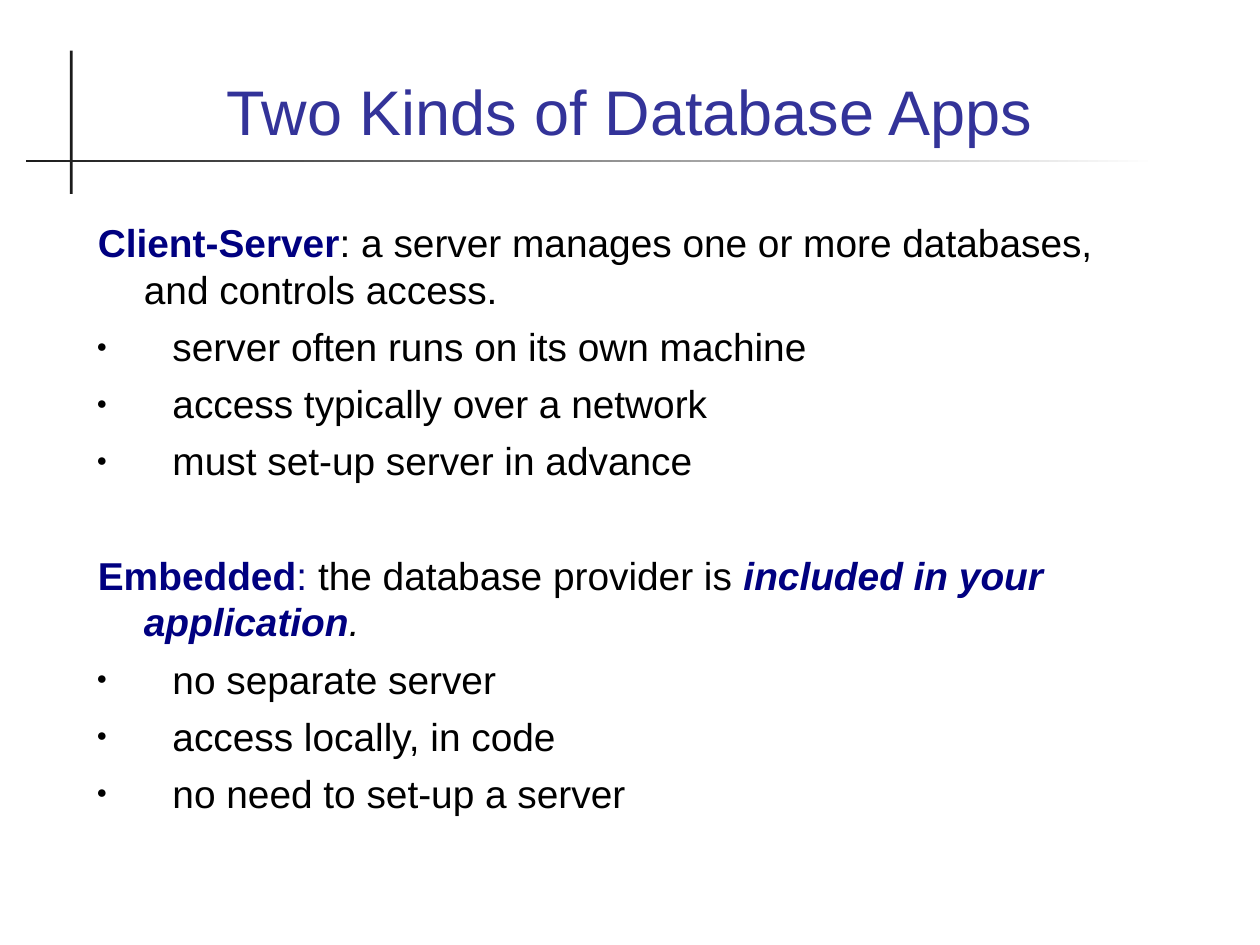
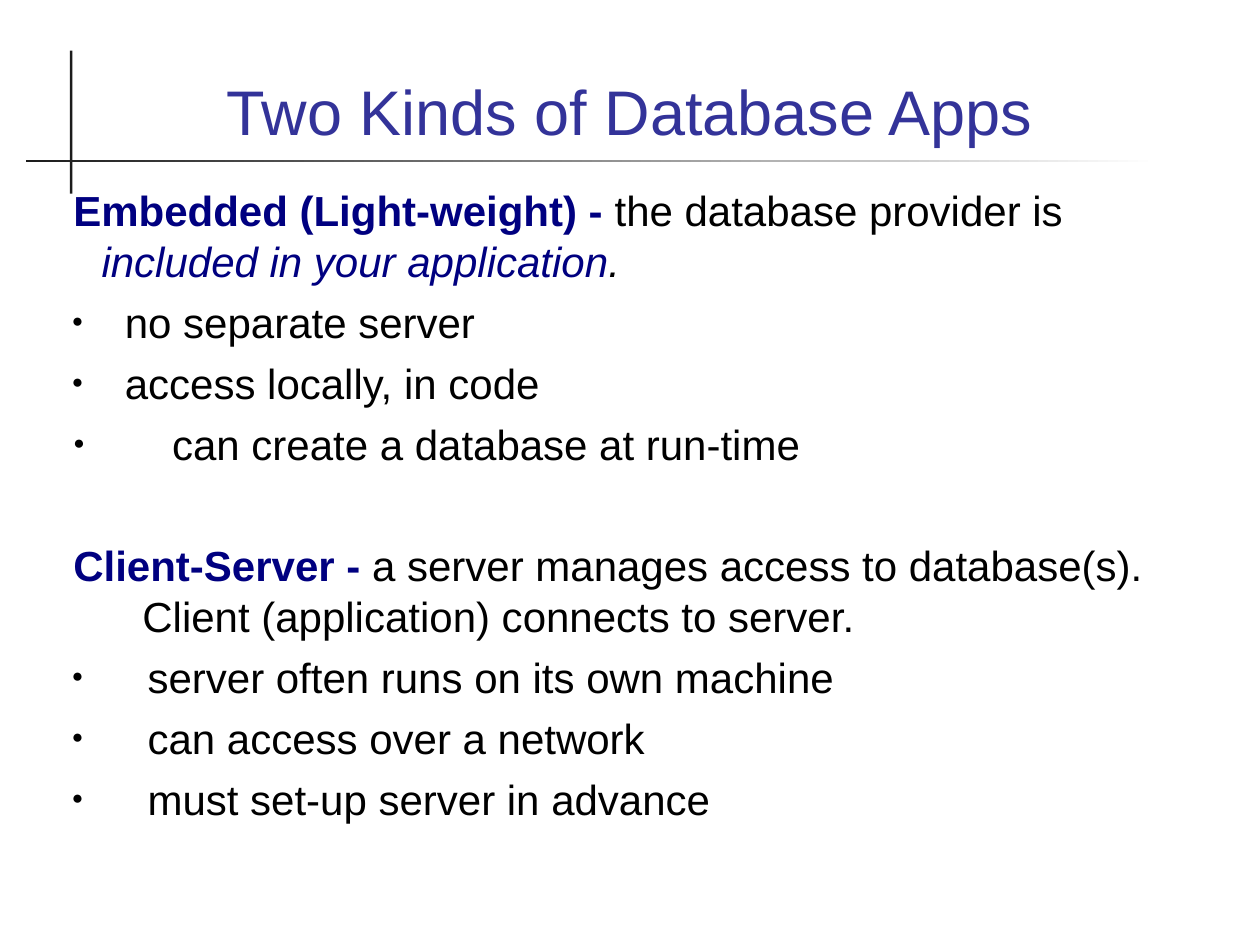
Before and after one commit to skeoop/skeoop.github.io, a slide deck: slide 14 of database/1-Database-Introduction.ppt. Drawn at 1260x945 pixels with LibreOffice and Linux fonts; fonts in the diff are those of the drawing. Boxes give left, top, right and bottom in pixels: in the first picture for what was removed or moved away, otherwise in the second. Text is boxed around its words. In the diff, an @@ line names an element or a change of style, - is before the commit and + after.

```diff
--- a/database/1-Database-Introduction.ppt
+++ b/database/1-Database-Introduction.ppt
@@ text "Embedded (Light-weight) - the database ...": place and size @@
-text "Embedded (Light-weight) - the database ..." at (98,229,1092,815)
+text "Embedded (Light-weight) - the database ..." at (73,195,1142,823)
@@ text at (73,195,1062,285): text changed; size 22.2 to 24 pt; text colour #000000 to #000080 @@
-Client-Server: a server manages one or more databases, and controls access.
-● server often runs on its own machine
-● access typically over a network
-● must set-up server in advance
-Embedded: the database provider is included in your application.
+Embedded (Light-weight) - the database provider is included in your application.
@@ text at (125,310,539,407): size 22.2 to 24 pt in "no separate server", "access locally, in code"; indent changed @@
@@ text at (73,429,1142,823): text changed; size 22.2 to 24 pt @@
-● no need to set-up a server
+● can create a database at run-time
+Client-Server - a server manages access to database(s).
+Client (application) connects to server.
+● server often runs on its own machine
+● can access over a network
+● must set-up server in advance
```
Also in this commit, not shown: 8 other slides changed, 1 slide added, 7 other files.
